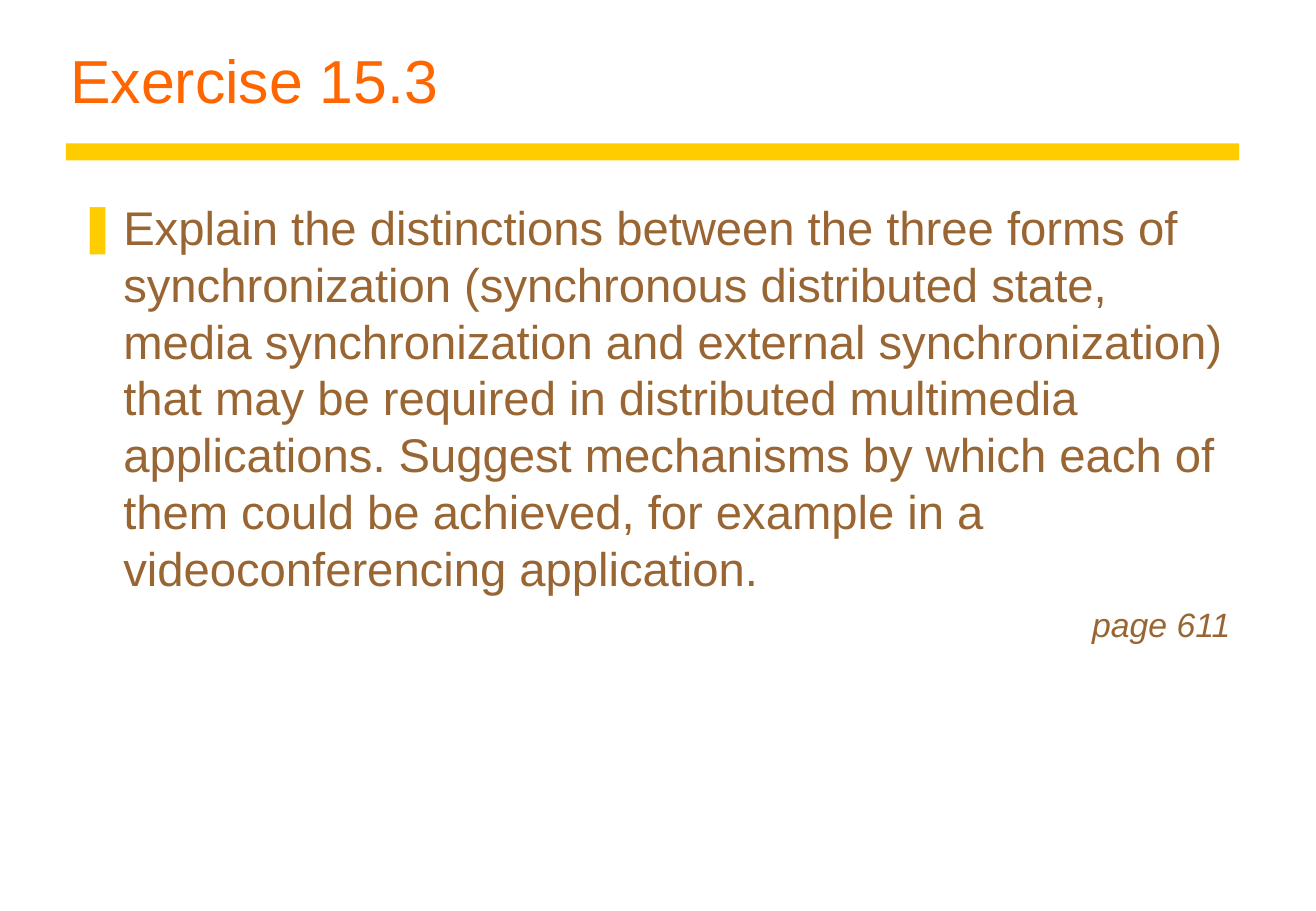
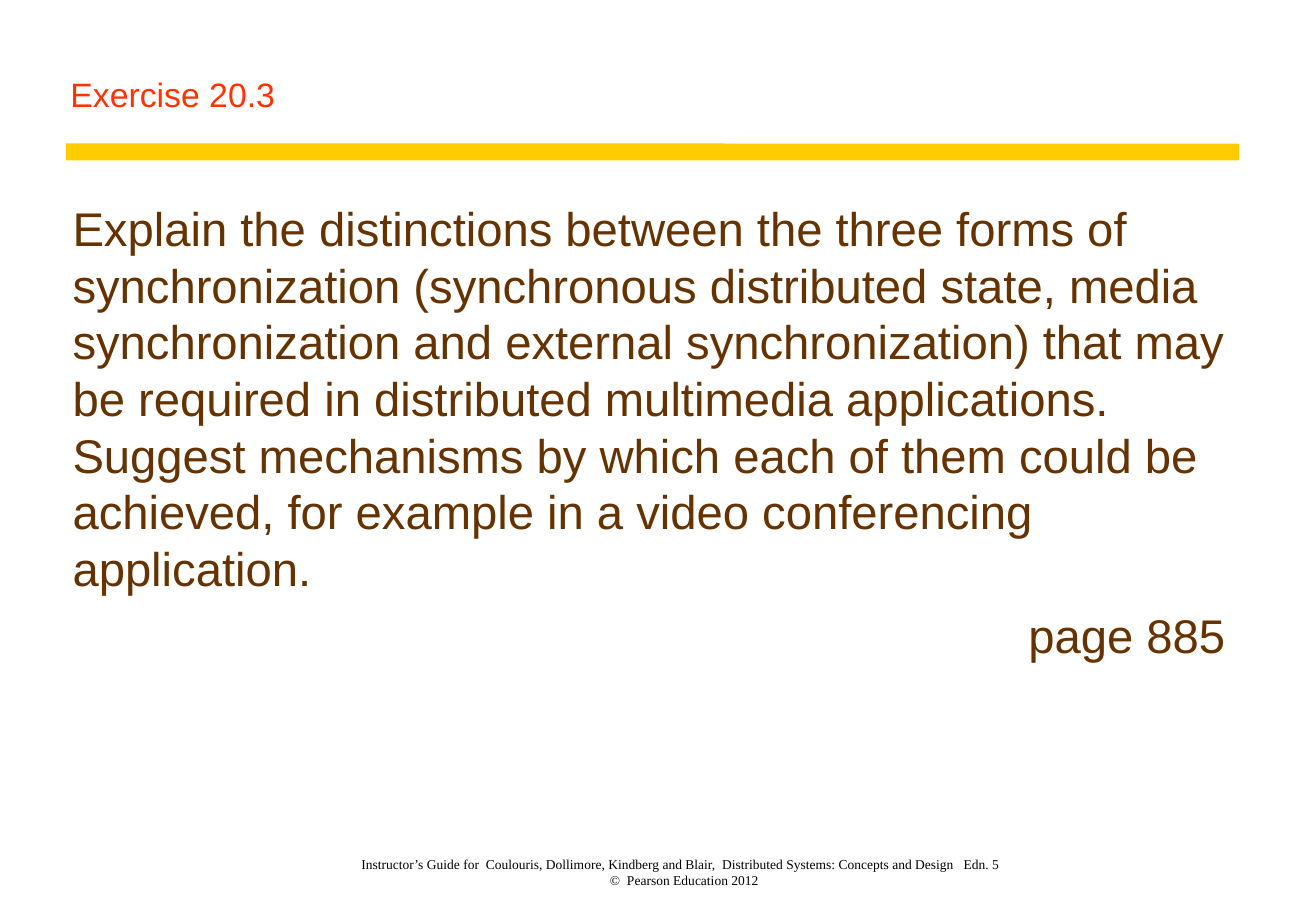
Before and after one commit to Conan1985/Network-Operating-Systems, a slide deck: slide 4 of Text book/Excercises/Exercises 20.ppt. Drawn at 1316x911 pixels with LibreOffice and Linux fonts; fonts in the diff are those of the drawing. Boxes give left, top, right and bottom in pixels: in the first picture for what was removed or moved away, otherwise in the second. Text is boxed around its words. In the diff, an @@ line names an element or a change of style, - is before the commit and + after.

```diff
--- a/Text book/Excercises/Exercises 20.ppt
+++ b/Text book/Excercises/Exercises 20.ppt
@@ title at (70,82,275,108): text changed; size 36 to 20 pt; text colour #FF6600 to #FF3300 @@
-Exercise 15.3
+Exercise 20.3
@@ text at (73,211,1225,663): text changed; text colour #996633 to #663300 @@
-❚ Explain the distinctions between the three forms of synchronization (synchronous distributed state, media synchronization and external synchronization) that may be required in distributed multimedia applications. Suggest mechanisms by which each of them could be achieved, for example in a videoconferencing application.
-page 611
+Explain the distinctions between the three forms of synchronization (synchronous distributed state, media synchronization and external synchronization) that may be required in distributed multimedia applications. Suggest mechanisms by which each of them could be achieved, for example in a video conferencing application.
+page 885
@@ text added at (361,859,999,885), 8 pt, text #000000 @@
+Instructor’s Guide for Coulouris, Dollimore, Kindberg and Blair, Distributed Systems: Concepts and Design Edn. 5
+© Pearson Education 2012
```
Also in this commit, not shown: 8 other slides changed, 2 slides added, 3 other files.
